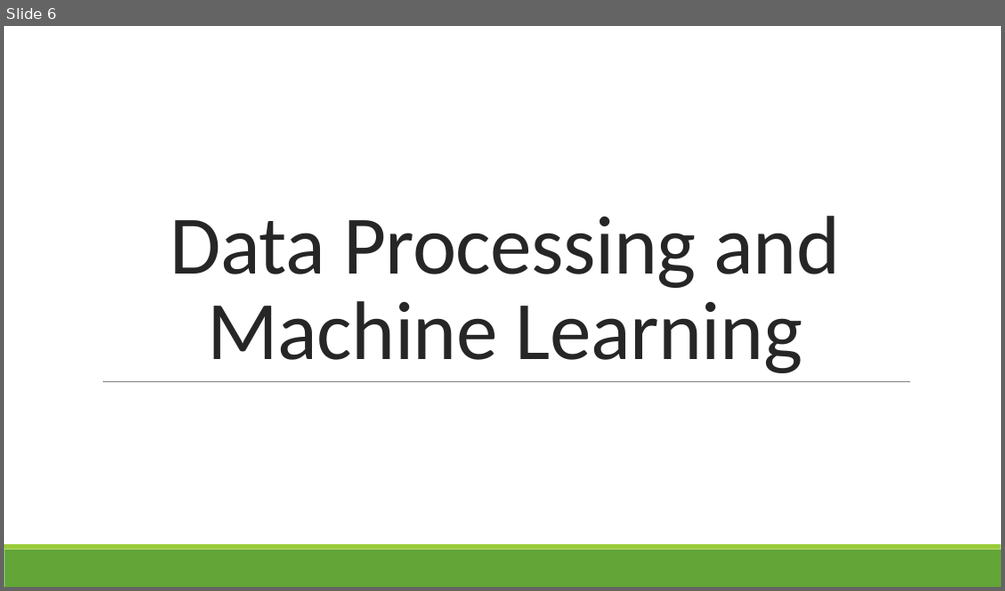
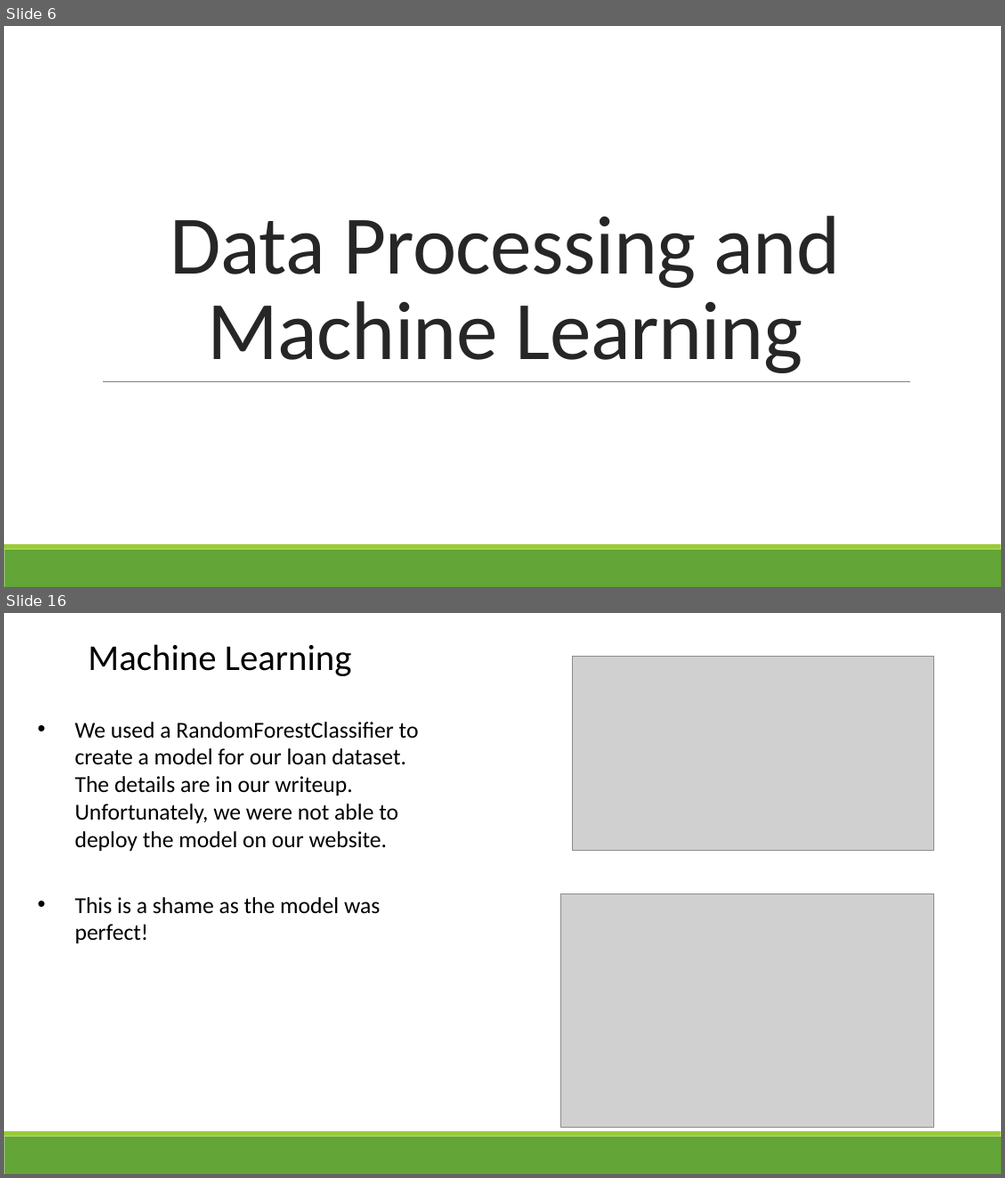
Before and after one commit to G6-2Flyy/DS-Project-4-Group-2, a slide deck: anjum_stuff/Silicon Prairie Bank Presentation.pptx. Shown one above the other, each under a label of ours: slide 6 before the commit, slides 6 and 16 after it; the slides between them are not shown. The pictures are 1005x591 and 1005x1178 pixels, drawn with LibreOffice and Linux fonts; fonts in the diff are those of the drawing; grey boxes stand for pictures. Boxes give left, top, right and bottom in pixels: in the first picture for what was removed or moved away, otherwise in the second. Text is boxed around its words. In the diff, an @@ line names an element or a change of style, - is before the commit and + after.

```diff
--- a/anjum_stuff/Silicon Prairie Bank Presentation.pptx
+++ b/anjum_stuff/Silicon Prairie Bank Presentation.pptx
@@ slide 16 added at [4,613,1001,1174], background #FFFFFF; not listed: 2 template elements that a slide beside it also shows @@
@@ text added at [88,644,352,676], 35 pt, text #000000 @@
+Machine Learning
@@ picture added at [573,656,934,850] @@
@@ text added at [75,722,419,851], 22 pt, text #000000 @@
+• We used a RandomForestClassifier to create a model for our loan dataset. The details are in our writeup. Unfortunately, we were not able to deploy the model on our website.
@@ text added at [75,897,380,943], 22 pt, text #000000 @@
+• This is a shame as the model was perfect!
@@ picture added at [561,893,933,1127] @@
```
Also in this commit, not shown: 2 slides changed, 12 other slides added, 15 other files.
